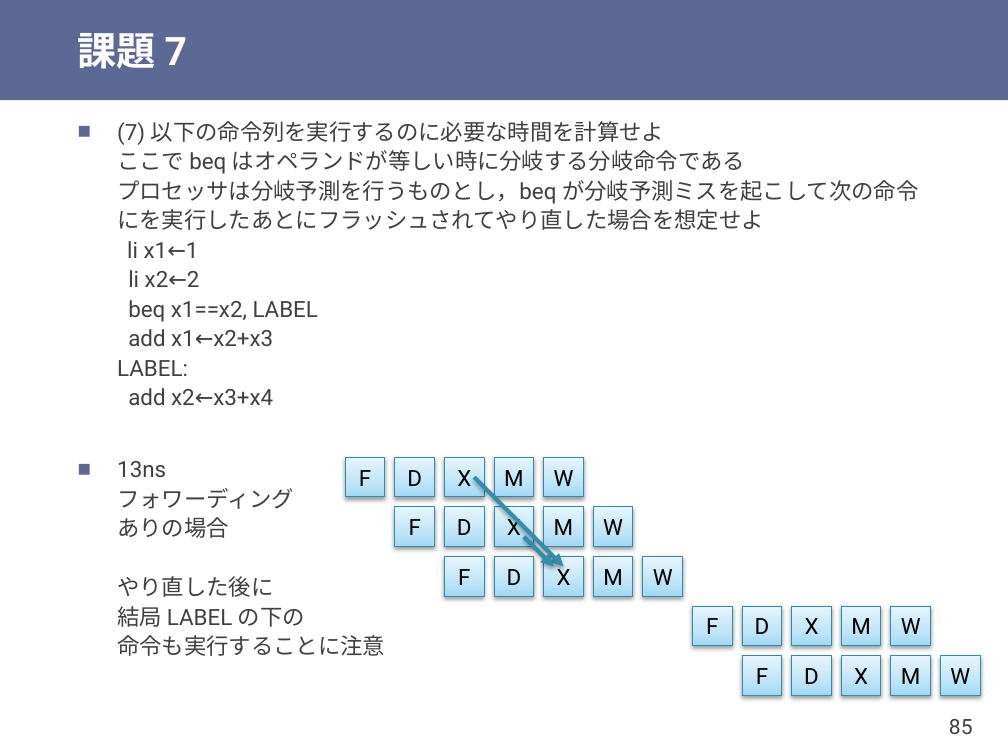
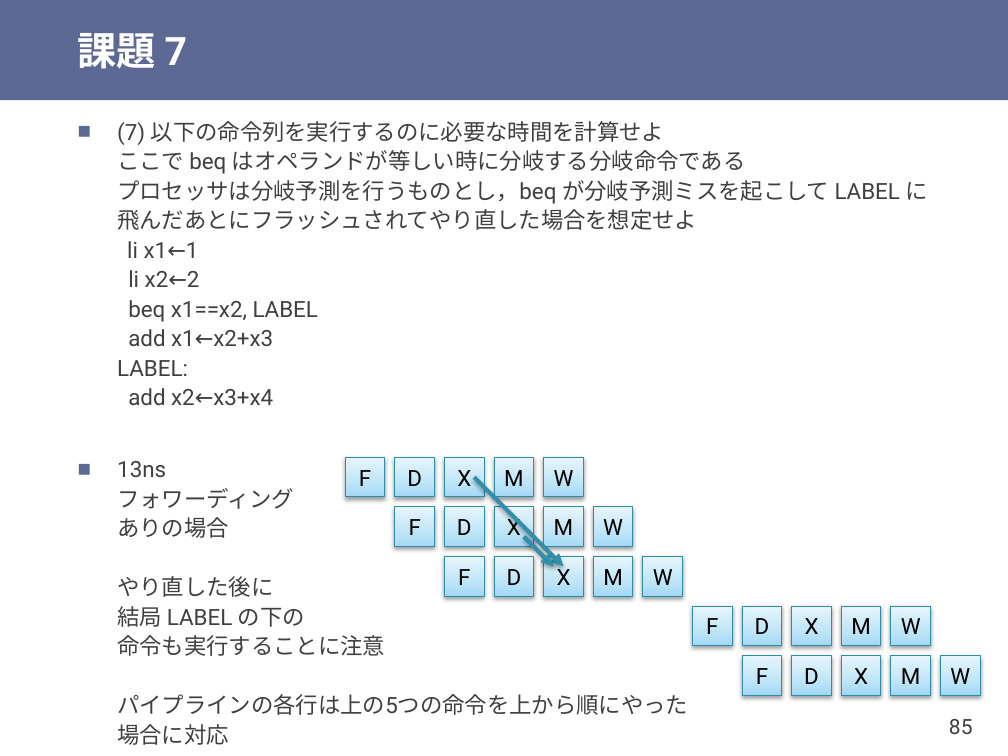
Before and after one commit to shioyadan/otya-computer-architecture-i, a slide deck: slide 85 of cai-shioya-09.pptx. Drawn at 1008x756 pixels with LibreOffice and Linux fonts; fonts in the diff are those of the drawing. Boxes give left, top, right and bottom in pixels: in the first picture for what was removed or moved away, otherwise in the second. Text is boxed around its words. In the diff, an @@ line names an element or a change of style, - is before the commit and + after.

```diff
--- a/cai-shioya-09.pptx
+++ b/cai-shioya-09.pptx
@@ text at (x1=117, y1=121, x2=928, y2=745): text changed @@
-■ (7) 以下の命令列を実行するのに必要な時間を計算せよ
-  ここで beq はオペランドが等しい時に分岐する分岐命令である
-  プロセッサは分岐予測を行うものとし，beq が分岐予測ミスを起こして次の命令にを実行したあとにフラッシュされてやり直した場合を想定せよ
-  li x1←1
-  li x2←2
-  beq x1==x2, LABEL
-  add x1←x2+x3
-  LABEL:
-  add x2←x3+x4
-■ 13ns
-  フォワーディング
-  ありの場合
-  やり直した後に
-  結局 LABEL の下の
-  命令も実行することに注意
+■ (7) 以下の命令列を実行するのに必要な時間を計算せよ
+  ここで beq はオペランドが等しい時に分岐する分岐命令である
+  プロセッサは分岐予測を行うものとし，beq が分岐予測ミスを起こして LABEL に飛んだあとにフラッシュされてやり直した場合を想定せよ
+  li x1←1
+  li x2←2
+  beq x1==x2, LABEL
+  add x1←x2+x3
+  LABEL:
+  add x2←x3+x4
+■ 13ns
+  フォワーディング
+  ありの場合
+  やり直した後に
+  結局 LABEL の下の
+  命令も実行することに注意
+  パイプラインの各行は上の5つの命令を上から順にやった
+  場合に対応
```
Also in this commit, not shown: 22 other slides changed, 1 slide added, 9 slides removed, 1 other file.
